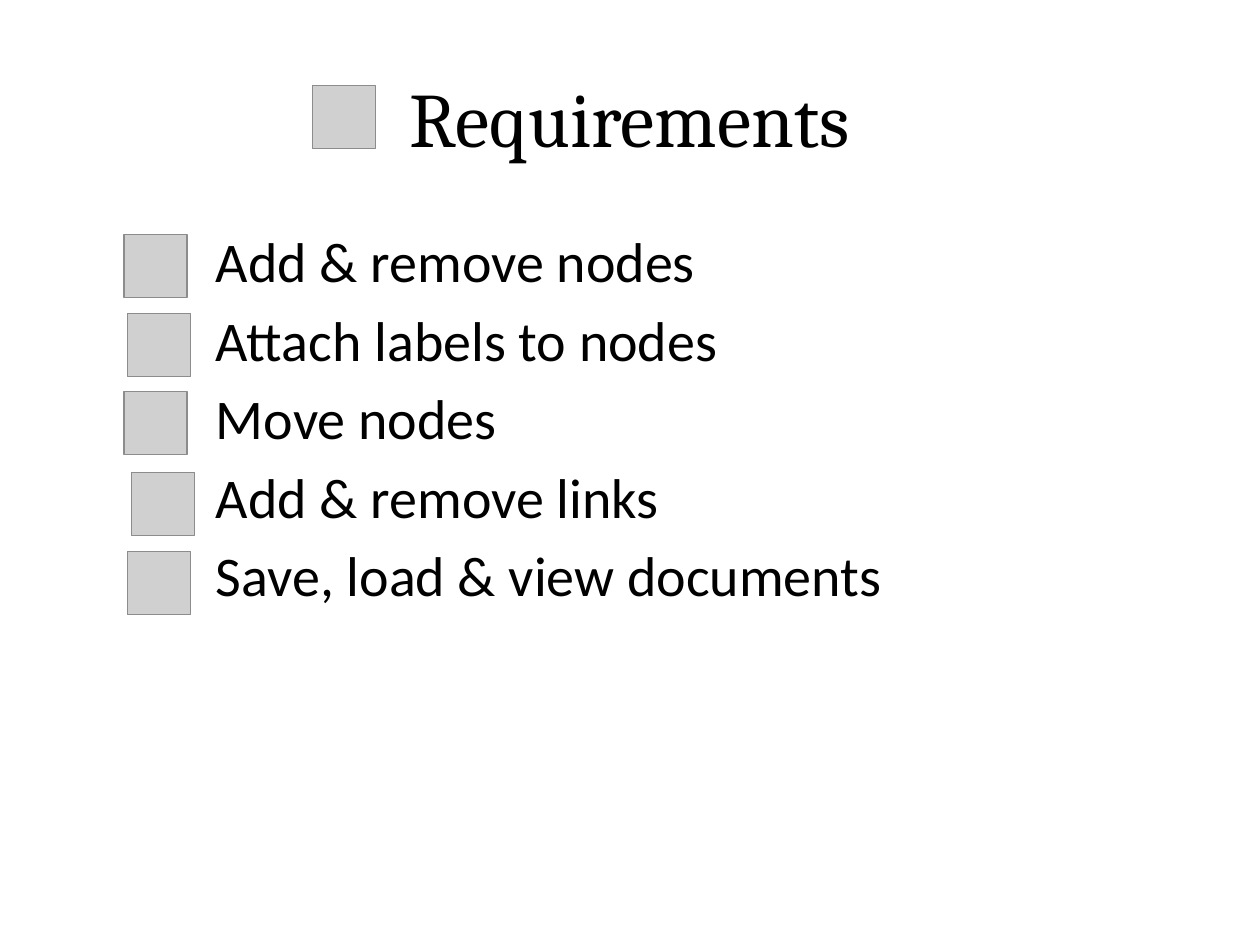
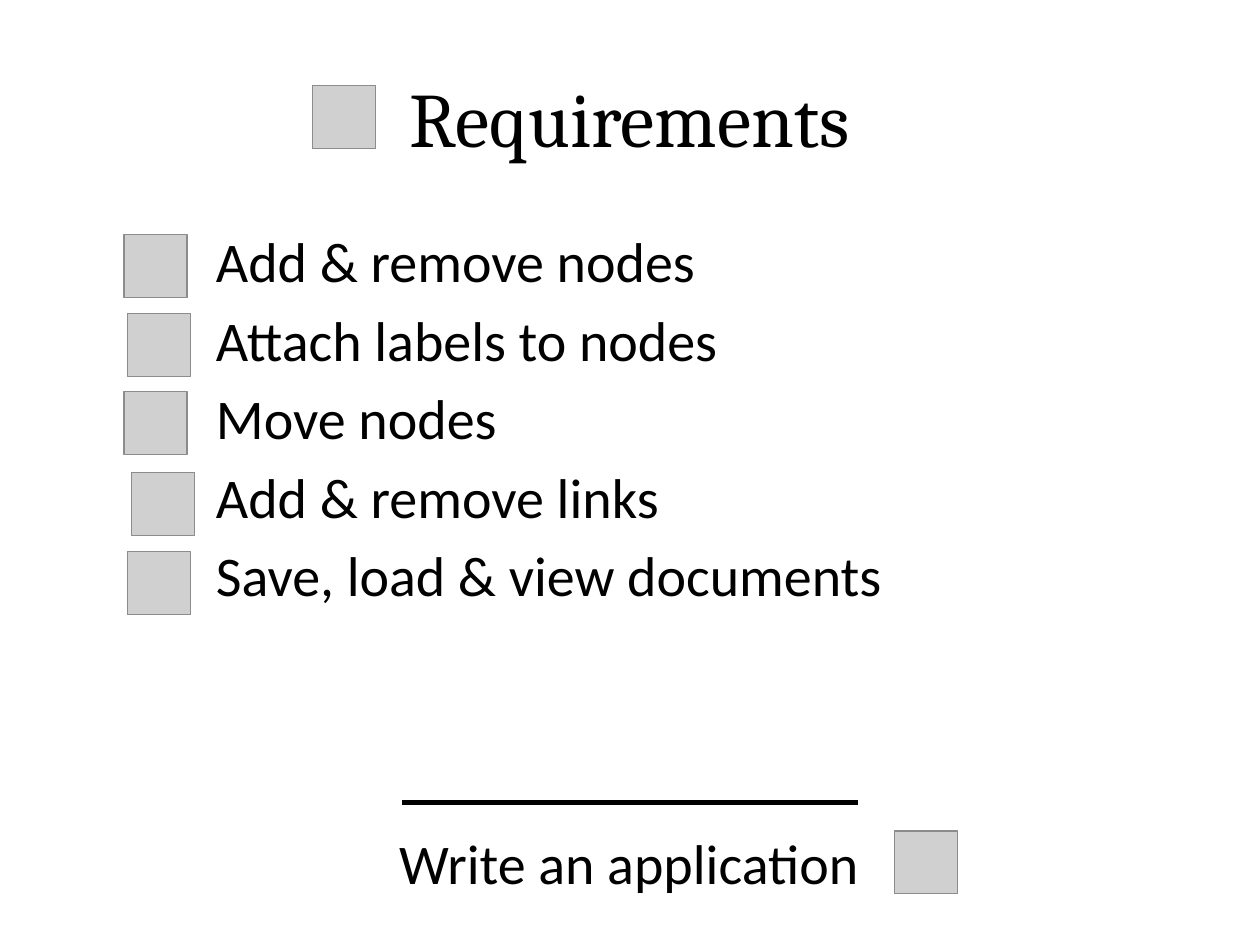
Before and after one commit to hinst/Coursework_2, a slide deck: slide 3 of Documentation/coursation.pptx (slide 2 before the commit). Drawn at 1260x945 pixels with LibreOffice and Linux fonts; fonts in the diff are those of the drawing; grey boxes stand for pictures. Boxes give left, top, right and bottom in pixels: in the first picture for what was removed or moved away, otherwise in the second. Text is boxed around its words. In the diff, an @@ line names an element or a change of style, - is before the commit and + after.

```diff
--- a/Documentation/coursation.pptx
+++ b/Documentation/coursation.pptx
@@ line added from (402, 803) to (858, 803), #000000 3 pt @@
@@ picture added at <box>895,830,958,893</box> @@
@@ text added at <box>399,845,858,893</box>, 32 pt, text #000000 @@
+Write an application
```
Also in this commit, not shown: 2 other slides changed, 3 slides added, 2 slides removed, 5 other files.
